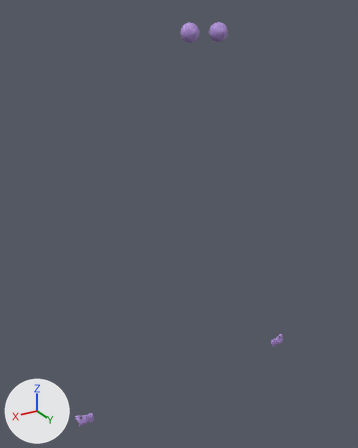
The glTF model assets/models/anatomy/sentidos.glb as it was, and as the next commit left it.
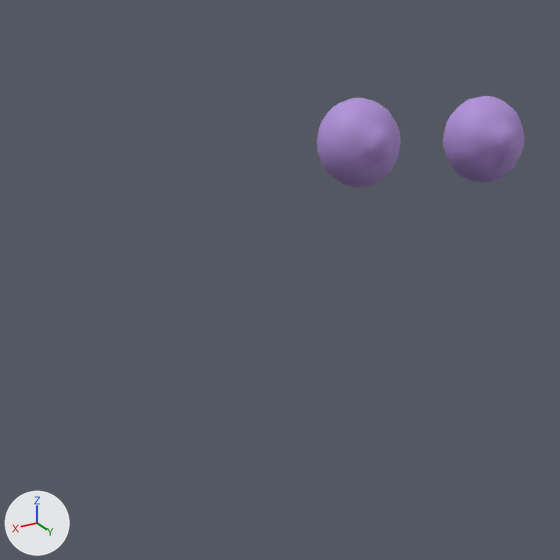
The first picture shows the older version from a 50 mm lens placed at (4.72, 7.67, 15.24), pointed at (0.26, 0.25, 11.52). The close-ups show the older and then the newer version on the part from 30% to 66% of the width and 0% to 29% of the height of that picture. Only the edits that show in the close-ups are written down. Lighting does not change. The marker at lower left points along +X, +Y and +Z. Where no turn or scale is listed for an object, it has been applied to the vertices.

The first close-up shows 'olhos'.
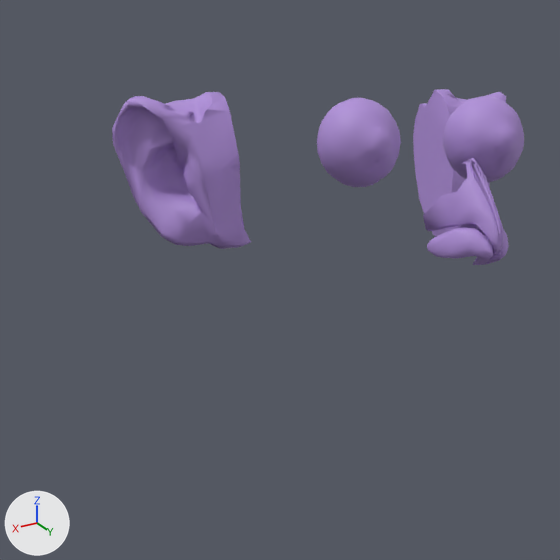
Changed parts and their boxes (x1, y1, x2, y2) in the close-ups (560 x 560 px):
'ouvido', added (purple): after (112, 89, 506, 249)
'nariz', added (purple): after (423, 158, 509, 265)

Diff of the bpy script that builds the scene:
```diff
--- a/assets/models/anatomy/sentidos.glb.py
+++ b/assets/models/anatomy/sentidos.glb.py
@@ me_nariz_0 @@
+me_nariz_0.from_pydata(...)  # 425 vertices, 834 faces; spans x -0.14..0.139, y 0.713..1.11, z 14.516..14.873
+me_nariz_0.materials.append(mat_sentidos)  # purple #b08fd9
@@ me_ouvido_0 @@
+me_ouvido_0.from_pydata(...)  # 573 vertices, 1138 faces; spans x -0.88..0.88, y -0.19..0.12, z 14.53..15.08
+me_ouvido_0.materials.append(mat_sentidos)  # purple #b08fd9
@@ ob_nariz @@
+ob_nariz = bpy.data.objects.new('nariz', me_nariz_0)
+ob_nariz.location = (0.0, 0.0, 0.0)
@@ ob_ouvido @@
+ob_ouvido = bpy.data.objects.new('ouvido', me_ouvido_0)
+ob_ouvido.location = (0.0, 0.0, 0.0)
```
